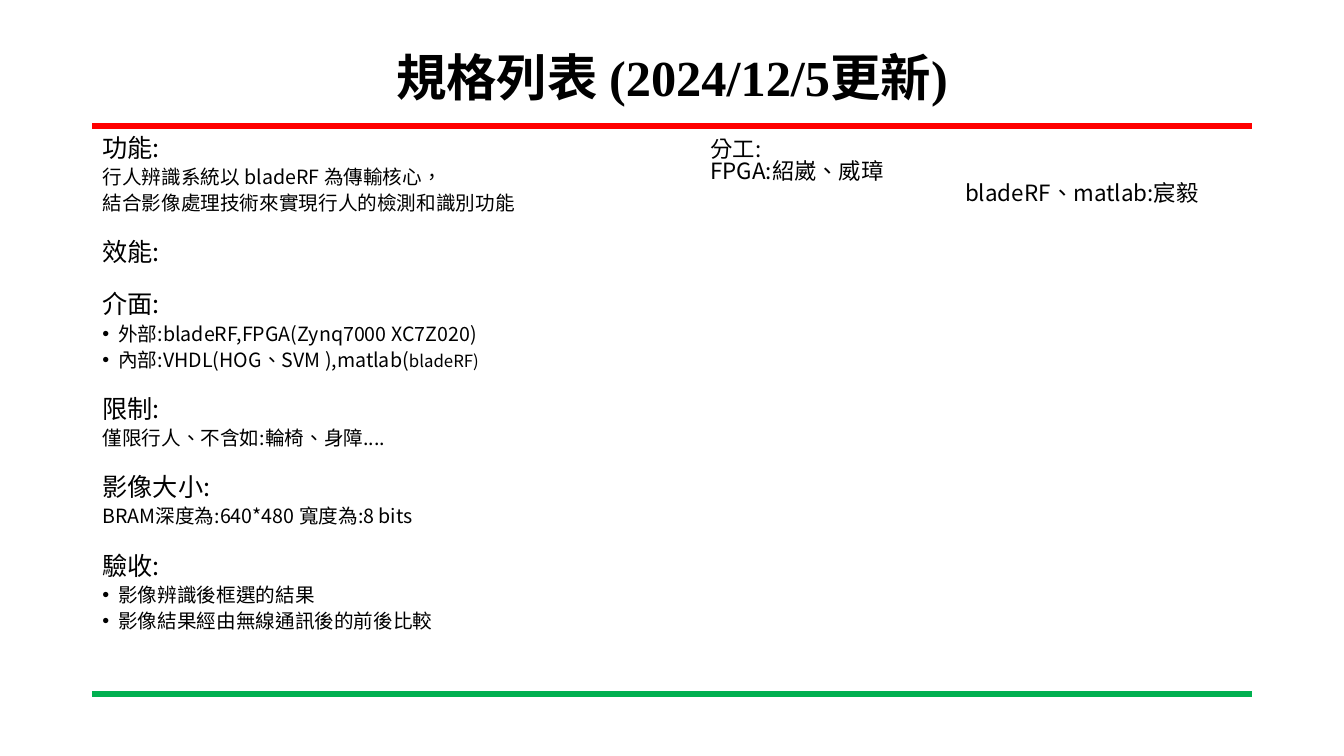
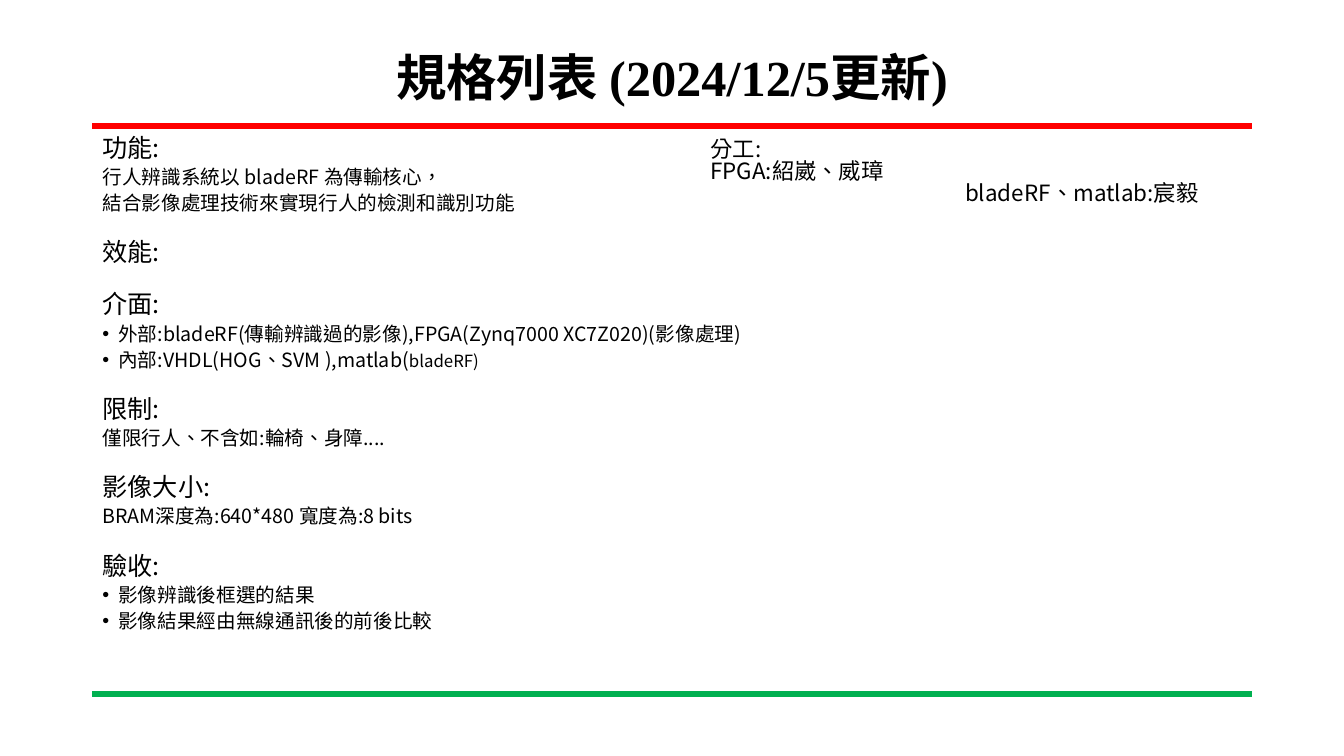
Before and after one commit to shaowei820/Pedestrian-identification, a slide deck: slide 3 of 1205進度報告.pptx. Drawn at 1344x756 pixels with LibreOffice and Linux fonts; fonts in the diff are those of the drawing; background and template pictures are left out. Boxes give left, top, right and bottom in pixels: in the first picture for what was removed or moved away, otherwise in the second. Text is boxed around its words. In the diff, an @@ line names an element or a change of style, - is before the commit and + after.

```diff
--- a/1205進度報告.pptx
+++ b/1205進度報告.pptx
@@ text at [118,324,741,346]: text changed @@
-• 外部:bladeRF,FPGA(Zynq7000 XC7Z020)
+• 外部:bladeRF(傳輸辨識過的影像),FPGA(Zynq7000 XC7Z020)(影像處理)
```
